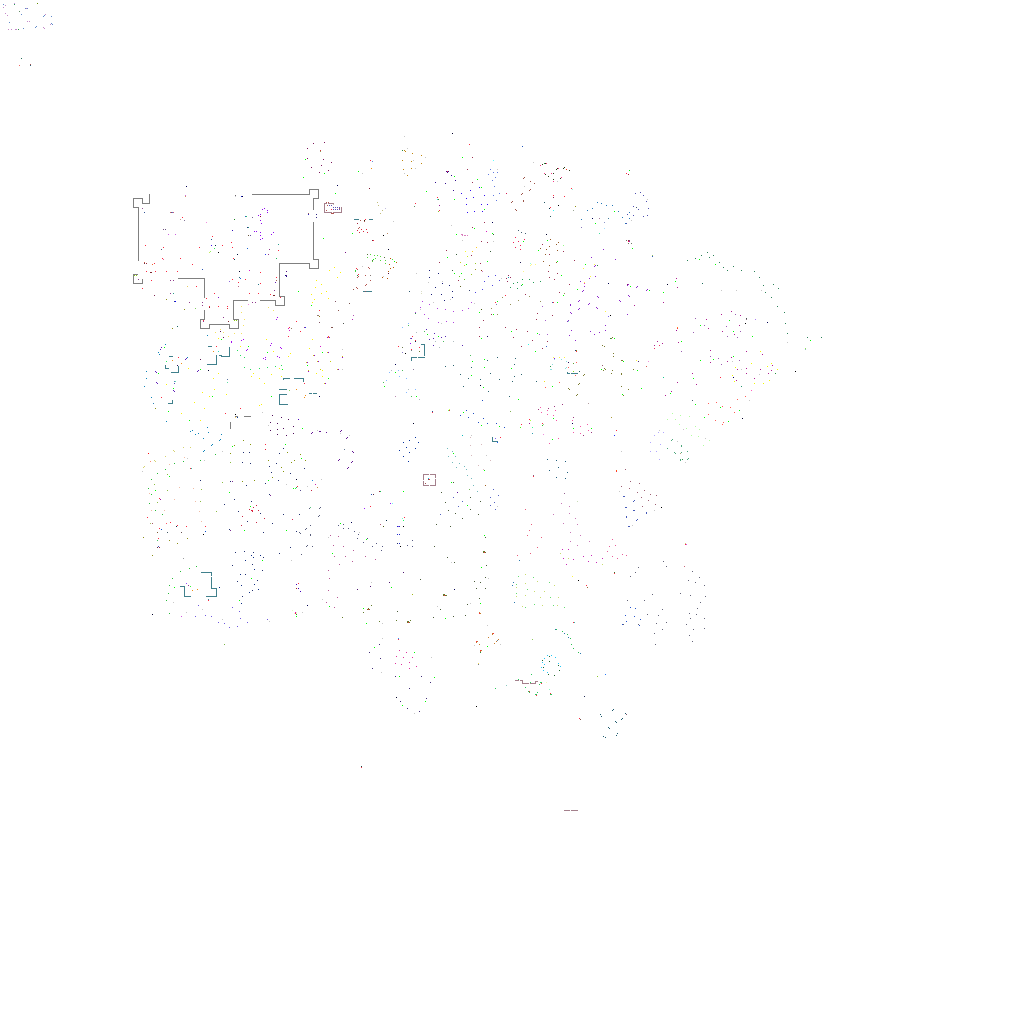
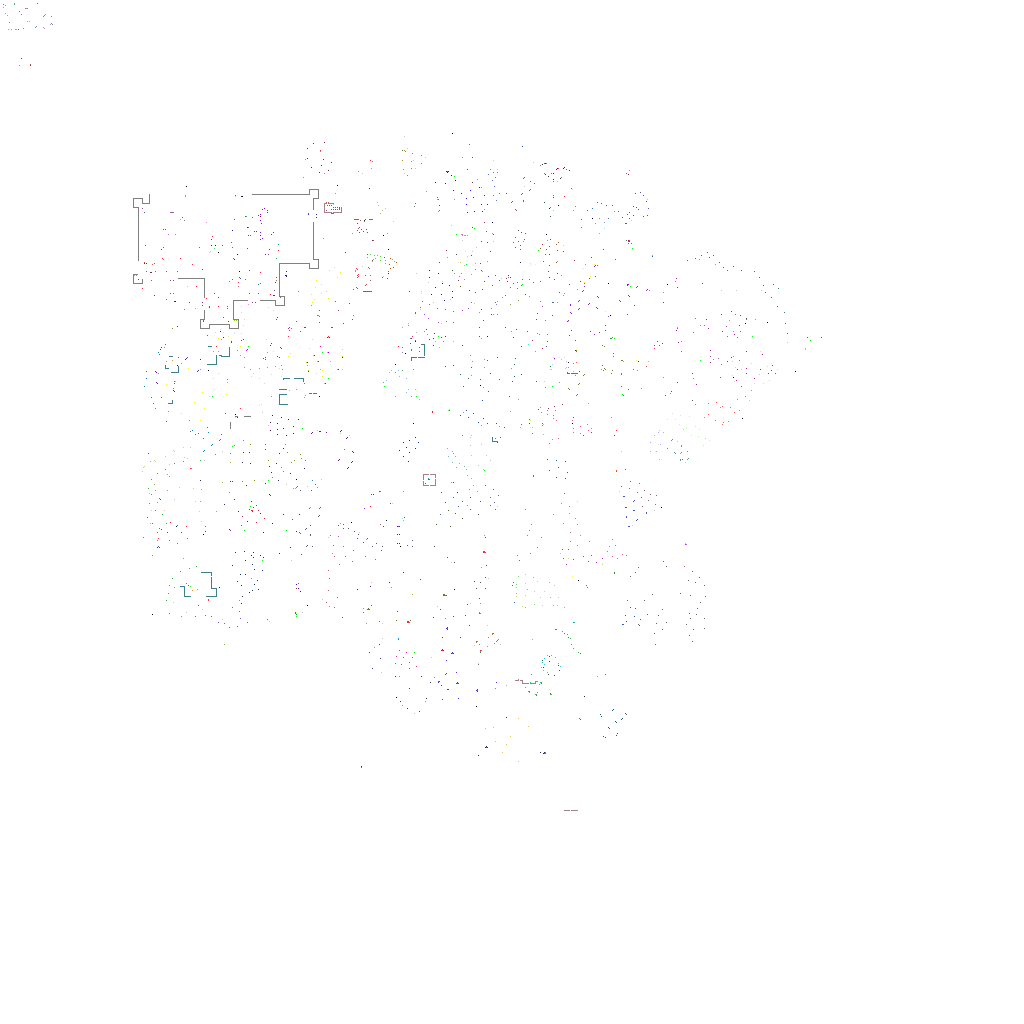
Before/after of a (1024, 1024) layered artwork. What changed in the layer stack:
painted on "stuff" over [left=403, top=526, right=546, bottom=762]
